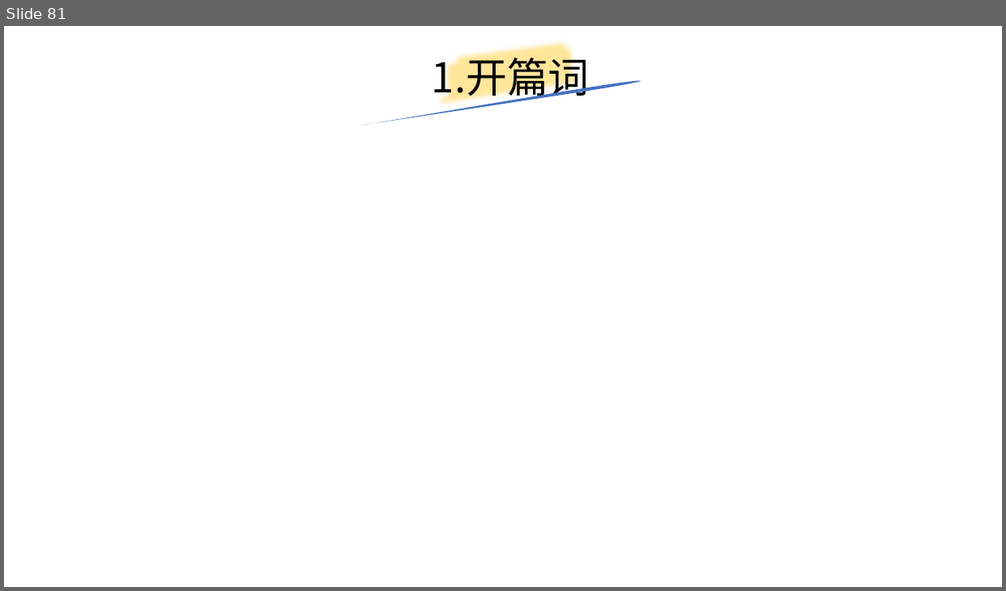
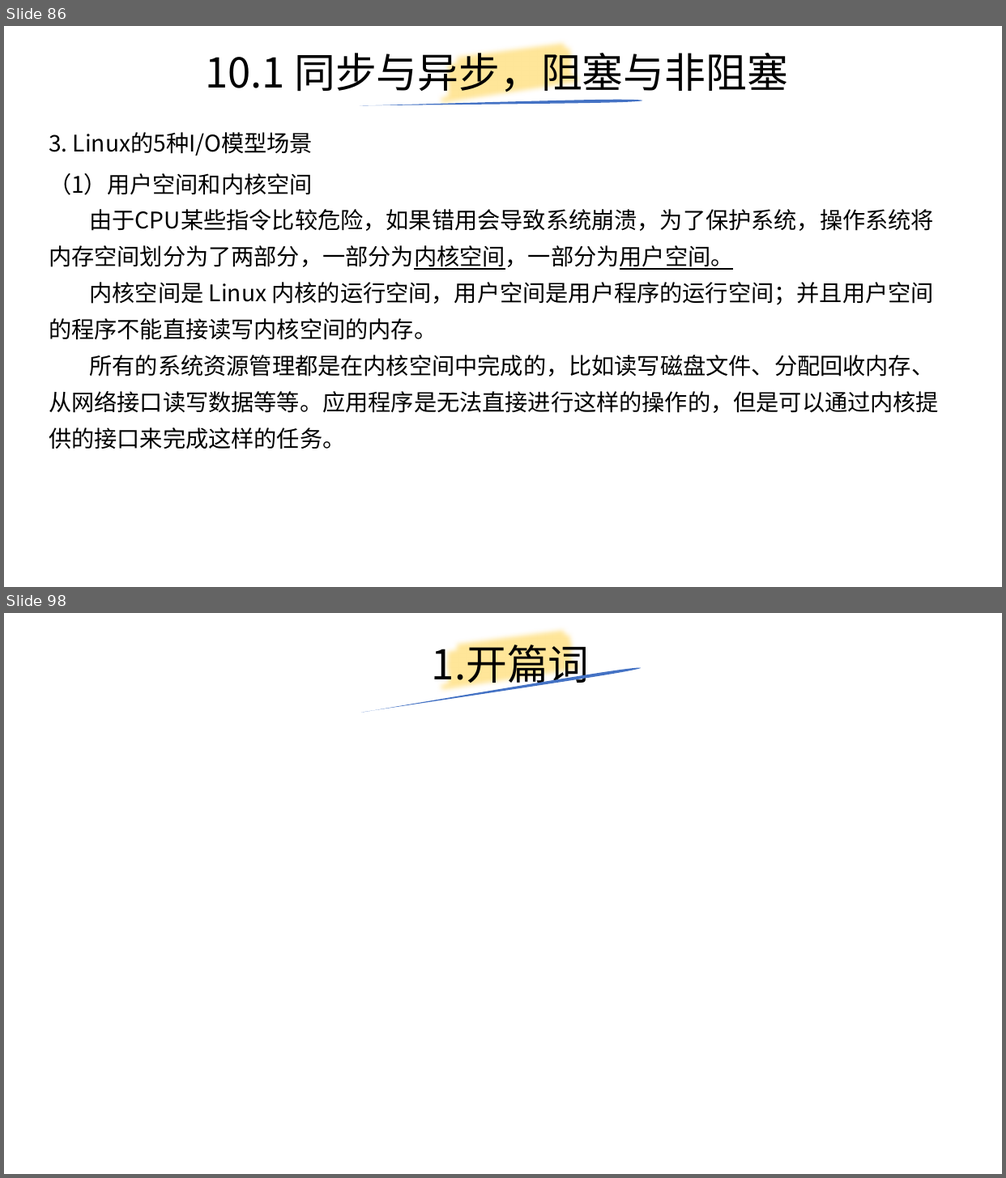
Before and after one commit to yiwenliu/CorePython, a slide deck: PPT/CorePython.pptx. Shown one above the other, each under a label of ours: slide 81 before the commit, slides 86 and 98 after it; the slides between them are not shown. The pictures are 1006x591 and 1006x1178 pixels, drawn with LibreOffice and Linux fonts; fonts in the diff are those of the drawing. Boxes give left, top, right and bottom in pixels: in the first picture for what was removed or moved away, otherwise in the second. Text is boxed around its words. In the diff, an @@ line names an element or a change of style, - is before the commit and + after.

```diff
--- a/PPT/CorePython.pptx
+++ b/PPT/CorePython.pptx
@@ slide 86 added at box(4, 26, 1002, 587), background #FFFFFF @@
@@ title added at box(205, 46, 788, 99), 39.6 pt, text #000000 @@
+10.1 同步与异步，阻塞与非阻塞
@@ freeform shape added at box(436, 26, 588, 125), outline #FFE699 16 pt @@
@@ freeform shape added at box(360, 100, 642, 105), fill #4472C4 @@
@@ text added at box(49, 132, 313, 156), 22 pt, text #000000 @@
+3. Linux的5种I/O模型场景
@@ text added at box(49, 173, 939, 450), 22 pt, text #000000 @@
+（1）用户空间和内核空间
+由于CPU某些指令比较危险，如果错用会导致系统崩溃，为了保护系统，操作系统将内存空间划分为了两部分，一部分为内核空间，一部分为用户空间。
+内核空间是 Linux 内核的运行空间，用户空间是用户程序的运行空间；并且用户空间的程序不能直接读写内核空间的内存。
+所有的系统资源管理都是在内核空间中完成的，比如读写磁盘文件、分配回收内存、从网络接口读写数据等等。应用程序是无法直接进行这样的操作的，但是可以通过内核提供的接口来完成这样的任务。
@@ what was slide 81 is now slide 98 @@
```
Also in this commit, not shown: 7 slides changed, 16 other slides added, 6 other files.
